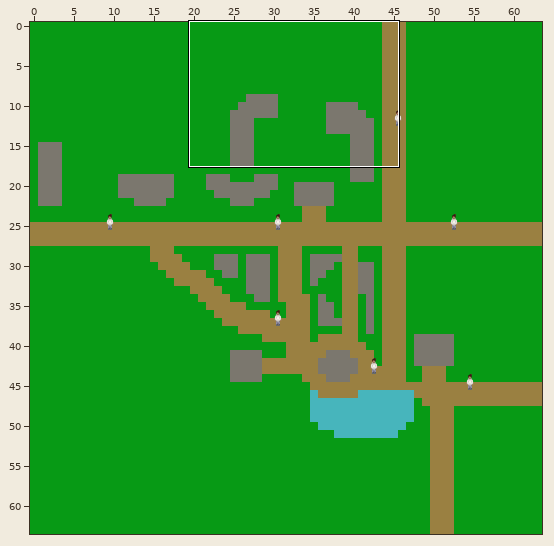
One commit to this Tiled map: assets/tileMap.tmx. The picture above shows the old version from afar; the outline marks the close-up.
Close-up. Before:
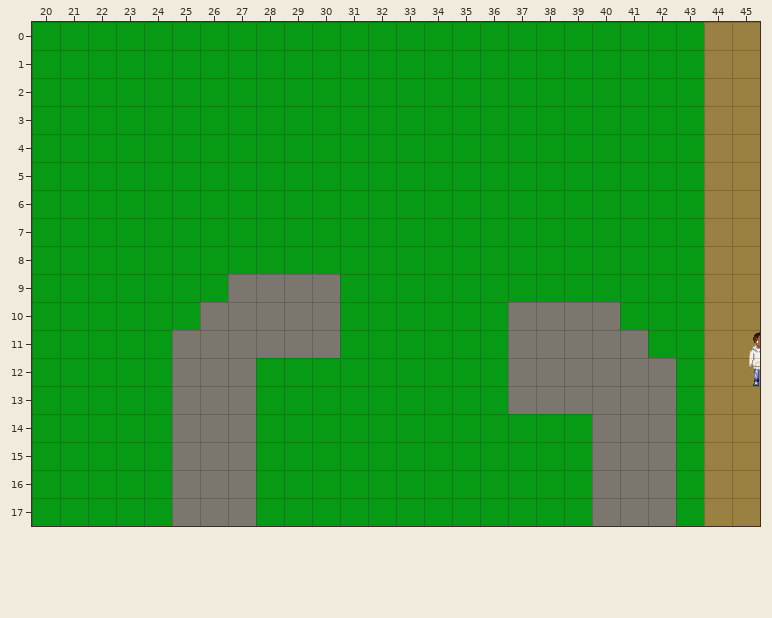
Cells are 32x32 px. Shown: x 20..45, y 0..17. The commit also changed other parts of the map, which this record leaves out.
The result:
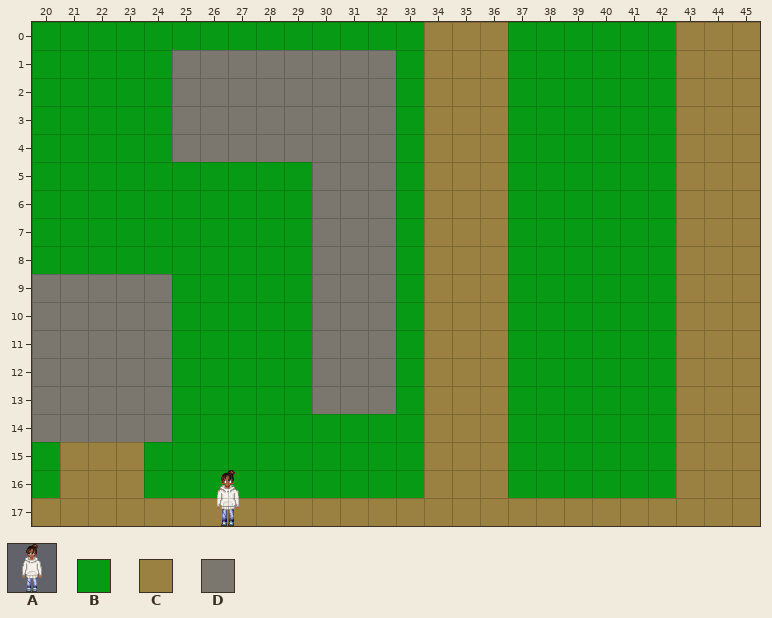
Key: from "animatedTileset": A 0; from "texturesTileset": B 0, C 2, D 3.
_ is an empty cell.
The edit:
Layer "Tile Layer 1":
y 0: x 34..36 BBB -> CCC; x 43 B -> C
y 1..4: x 25..32 BBBBBBBB -> DDDDDDDD; x 34..36 BBB -> CCC; x 43 B -> C
y 5..8: x 30..32 BBB -> DDD; x 34..36 BBB -> CCC; x 43 B -> C
y 9: x 20..24 BBBBB -> DDDDD; x 27..29 DDD -> BBB; x 31..32 BB -> DD; x 34..36 BBB -> CCC; x 43 B -> C
y 10: x 20..24 BBBBB -> DDDDD; x 26..29 DDDD -> BBBB; x 31..32 BB -> DD; x 34..40 BBBDDDD -> CCCBBBB; x 43 B -> C
y 11: x 20..29 BBBBBDDDDD -> DDDDDBBBBB; x 31..32 BB -> DD; x 34..41 BBBDDDDD -> CCCBBBBB; x 43 B -> C
y 12..13: x 20..27 BBBBBDDD -> DDDDDBBB; x 30..32 BBB -> DDD; x 34..43 BBBDDDDDDB -> CCCBBBBBBC
y 14: x 20..27 BBBBBDDD -> DDDDDBBB; x 34..36 BBB -> CCC; x 40..43 DDDB -> BBBC
y 15..16: x 21..23 BBB -> CCC; x 25..27 DDD -> BBB; x 34..36 BBB -> CCC; x 40..43 DDDB -> BBBC
y 17: x 20..43 BBBBBDDDBBBBBBBBBBBBDDDB -> CCCCCCCCCCCCCCCCCCCCCCCC
Layer "Tile Layer 2":
y 12: x 45 A -> _
y 17: x 26 _ -> A
